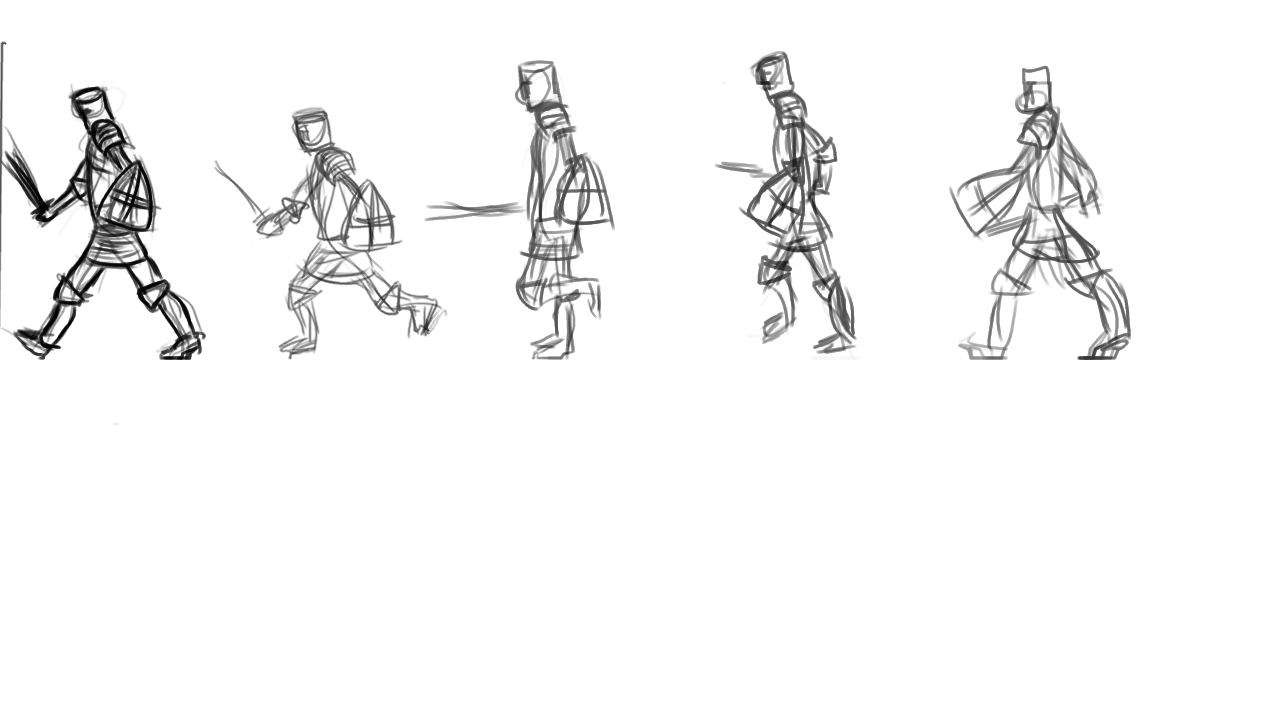
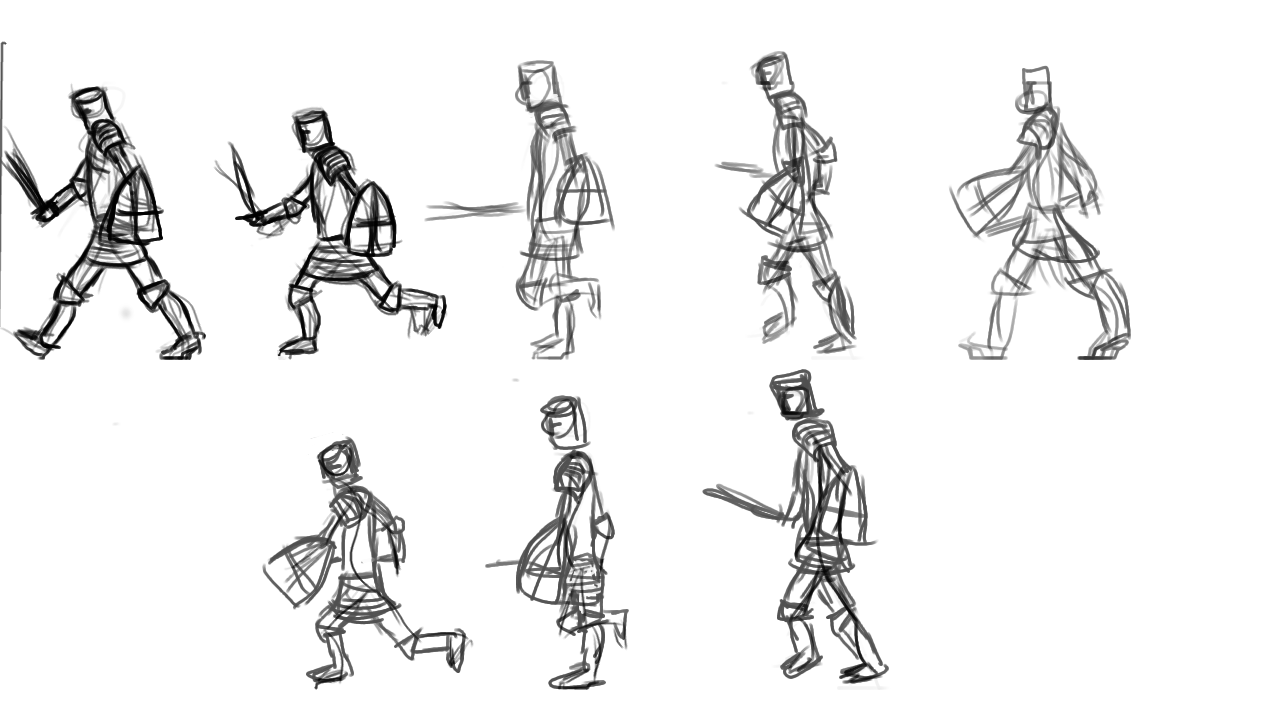
Layers edited between the first and the second 1280px x 720px image:
painted on "Layer #5" over [44, 108, 520, 382]
painted on "Layer #4" over [262, 245, 889, 690]
"Layer #3": opacity 68% → 100%, painted on it over [44, 108, 889, 690]
